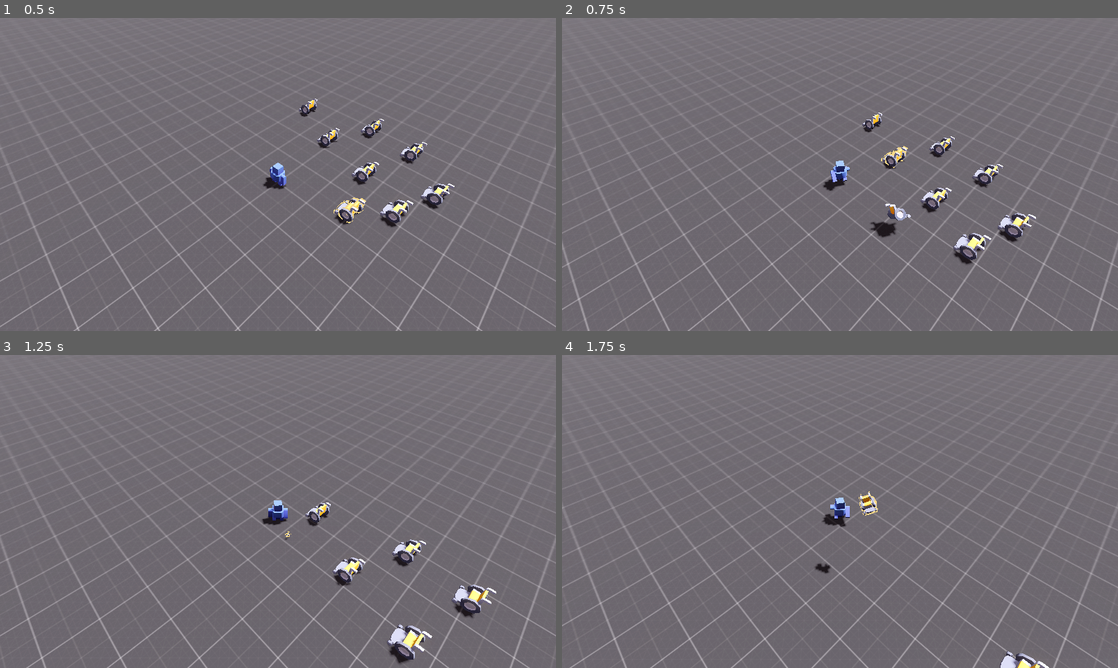
Above: before the commit, frames 1-4 (two rows, left to right).
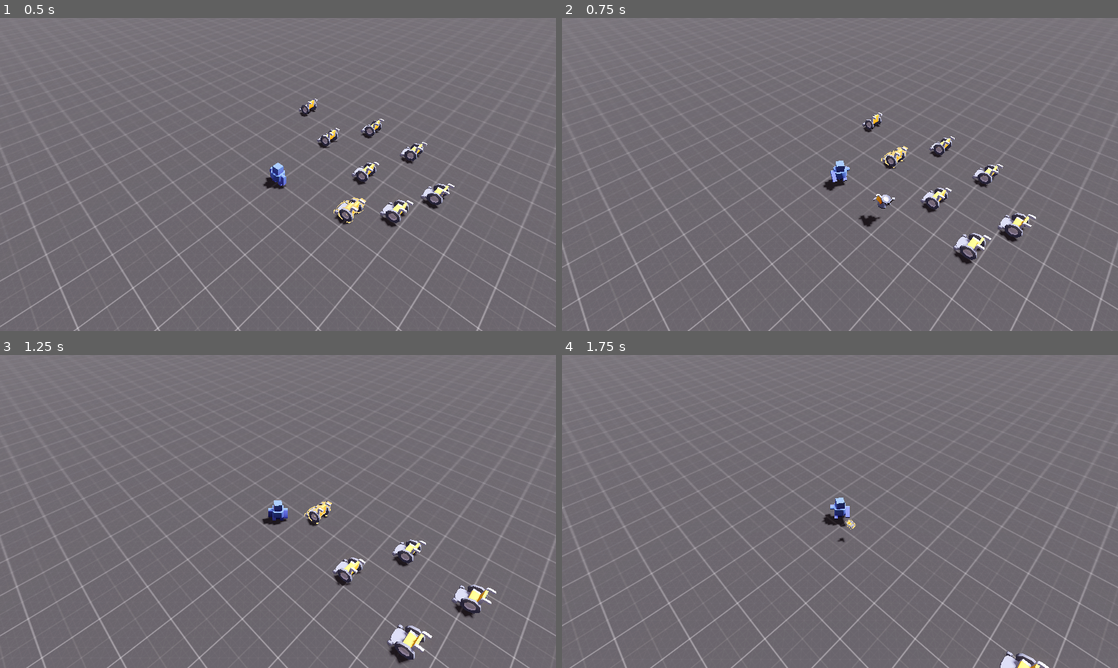
Above: after the commit, the same moments.

Repository: kurushimee/recycle-the-world
Game: Godot game, scene res://core/main.tscn
Same seed, same stepped clock (60 frames per second), same inputs: the game is played once before the commit and once after it.
Inputs:
- Up to frame 1 (0.5 s): no input
- Up to frame 2 (0.75 s): tap Enter at 0.5 s; hold W (move_up) from 0.53 s (still down); hold Space (interact) from 0.53 s (still down)
- Up to frame 3 (1.25 s): keep holding W (move_up); keep holding Space (interact)
- Up to frame 4 (1.75 s): keep holding W (move_up); release Space (interact) at 1.28 s; tap Space (interact) at 1.35 s

Frame 1 is identical in both runs. In frame 2, 0.5% of the frame differs, in the area x 53-63%, y 56-71%; in frame 3, less than 0.1%; in frame 4, 0.3%.

Commit message:
improve collectable animations

Diff:
--- a/objects/collectable_body/collectable_body.gd
+++ b/objects/collectable_body/collectable_body.gd
@@ -3,7 +3,8 @@
 class_name CollectableBody
 extends StaticBody3D
 
-const COLLECT_DURATION = 0.8
+const COLLECT_DURATION = 0.5
+const ARC_HEIGHT = 1.25
 
 @export var _interactable: Interactable:
 	set(value):
@@ -27,20 +28,24 @@
 	tween.set_parallel(true)
 
 	tween.tween_property(self, "scale", Vector3.ZERO, COLLECT_DURATION).set_ease(Tween.EASE_IN)
-	tween.tween_property(self, "rotation", rotation + Vector3(randf_range(-TAU, TAU), TAU * 3, 0), COLLECT_DURATION)
+	tween.tween_property(self, "rotation", rotation + Vector3(randf_range(-TAU, TAU), TAU * 2, 0), COLLECT_DURATION)
 	tween.tween_method(_arc_movement.bind(player, global_position), 0.0, 1.0, COLLECT_DURATION)
 
 	tween.tween_callback(queue_free).set_delay(COLLECT_DURATION)
 
 
 func _arc_movement(progress: float, player: Player, start_pos: Vector3) -> void:
-	var target_pos: Vector3 = player.global_position
+	var target_pos := player.global_position
 	var mid_point: Vector3 = (start_pos + target_pos) / 2
-	mid_point.y += 2.0 * (1.0 - abs(progress - 0.5) * 2.0) # Arc height
+	mid_point.y += ARC_HEIGHT
 
-	var p1: Vector3 = start_pos.lerp(mid_point, progress * 2.0)
-	var p2: Vector3 = mid_point.lerp(target_pos, (progress - 0.5) * 2.0)
-	global_position = p1 if progress < 0.5 else p2
+	# Quadratic Bezier curve: B(t) = (1-t)²P₀ + 2(1-t)tP₁ + t²P₂
+	var t := progress
+	var one_minus_t := 1.0 - t
+
+	global_position = (one_minus_t * one_minus_t * start_pos) + \
+										(2.0 * one_minus_t * t * mid_point) + \
+										(t * t * target_pos)
 
 
 func _get_configuration_warnings() -> PackedStringArray:
